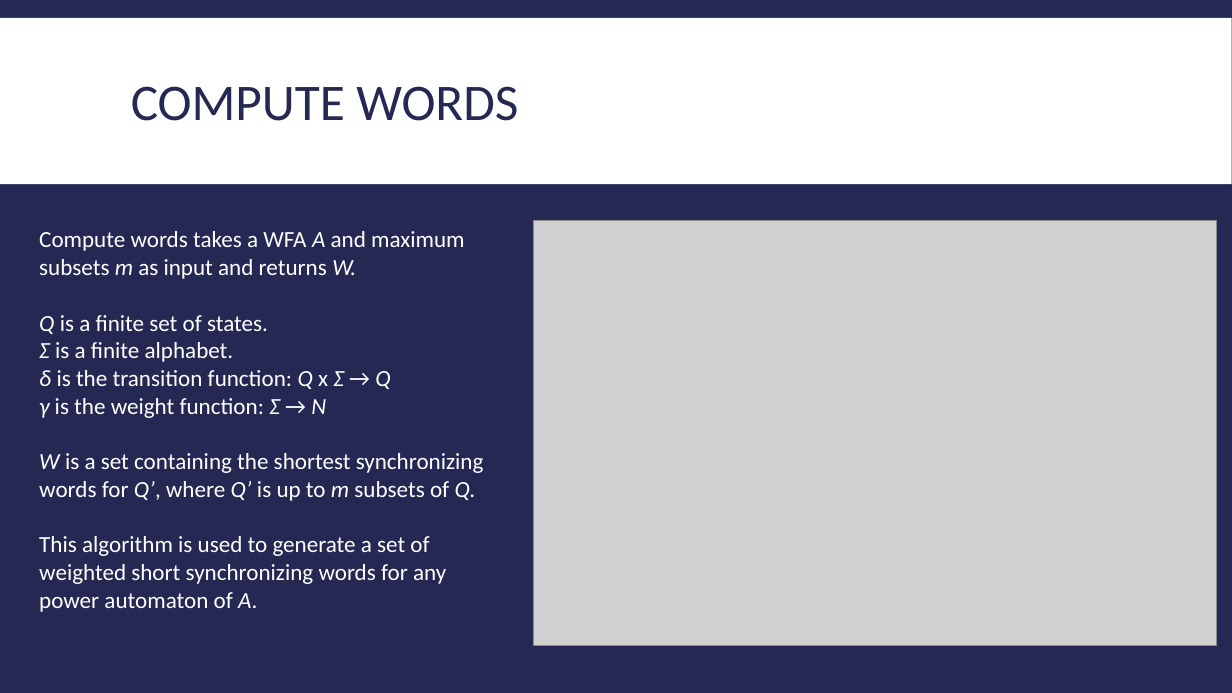
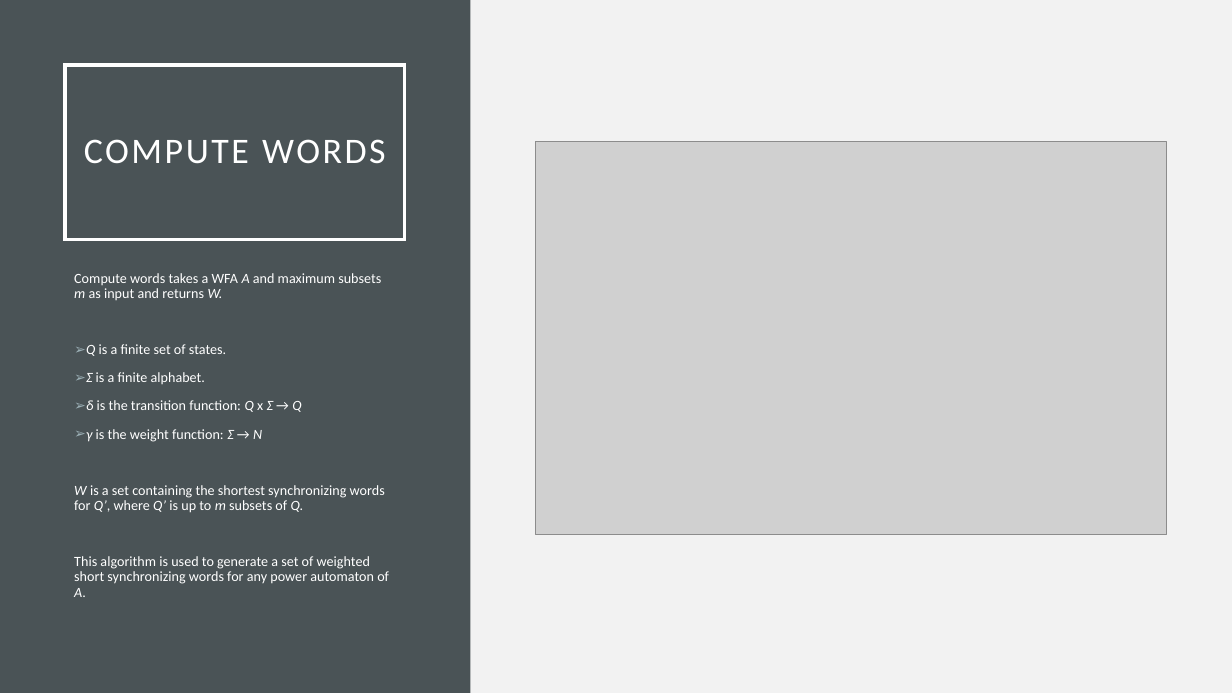
Before and after one commit to Jacobsma/CS477-Project, a slide deck: slide 13 of implementation.pptx. Drawn at 1232x693 pixels with LibreOffice and Linux fonts; fonts in the diff are those of the drawing; grey boxes stand for pictures. Boxes give left, top, right and bottom in pixels: in the first picture for what was removed or moved away, otherwise in the second. Text is boxed around its words. In the diff, an @@ line names an element or a change of style, - is before the commit and + after.

```diff
--- a/implementation.pptx
+++ b/implementation.pptx
@@ background #242852 to #F2F2F2 @@
@@ rectangle removed at bbox=[0, 18, 1232, 184] @@
@@ rectangle added at bbox=[0, 0, 470, 693], fill #4A5356 @@
@@ title "COMPUTE WORDS": place and size @@
-title "COMPUTE WORDS" at bbox=[131, 86, 518, 121]
+title "COMPUTE WORDS" at bbox=[65, 65, 405, 239]
@@ title "COMPUTE WORDS" at bbox=[65, 65, 405, 239]: size 40 to 28 pt, text colour #242852 to #FFFFFF, letter spacing 0 to 2 pt; alignment left to centre; line spacing 0.85 to 0.9; outline none to #FFFFFF 2.5 pt @@
@@ picture: place and size @@
-picture at bbox=[533, 220, 1217, 645]
+picture at bbox=[535, 141, 1167, 535]
@@ text "Compute words takes a WFA ...": place and size @@
-text "Compute words takes a WFA ..." at bbox=[39, 231, 484, 612]
+text "Compute words takes a WFA ..." at bbox=[74, 273, 389, 597]
@@ text "Compute words takes a WFA ..." at bbox=[74, 273, 389, 597]: size 18 to 11 pt; line spacing 1 to 0.9; more space between paragraphs; bullet none to ➢ @@
```
Also in this commit, not shown: 20 other slides changed, 3 slides added, 3 slides removed, 1 other file.
